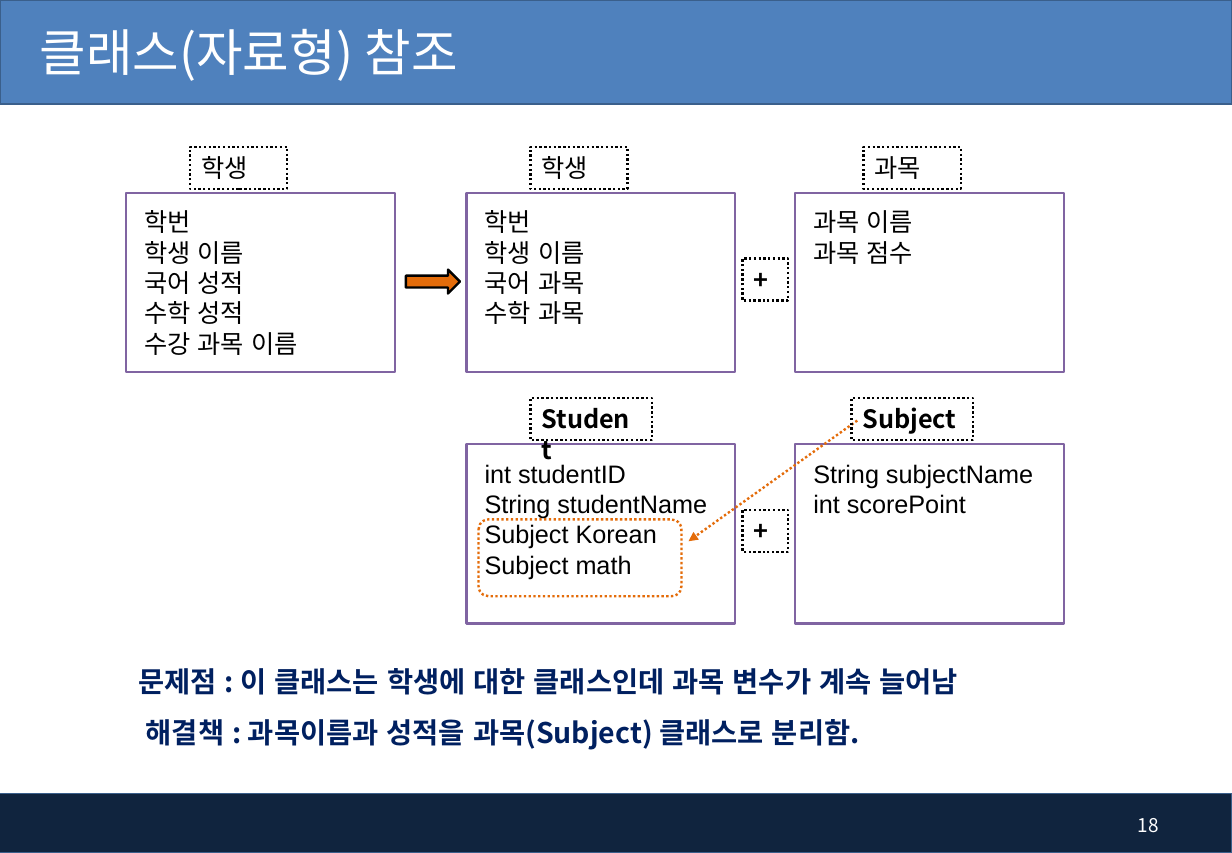
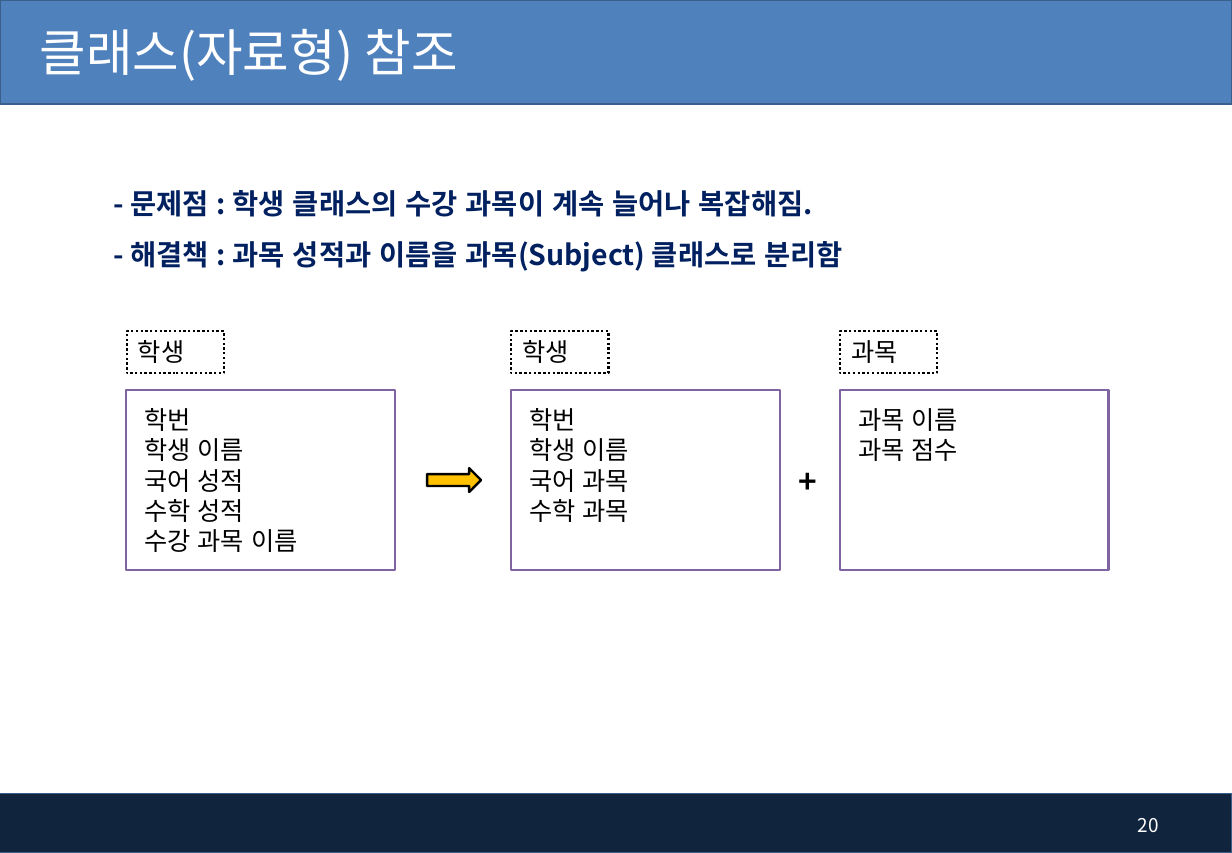
Before and after one commit to pshho/ngreen_project, a slide deck: slide 20 of javaWorks/자료/java_ppt/7장. 배열 객체와 ArrayList.pptx (slide 18 before the commit). Drawn at 1232x853 pixels with LibreOffice and Linux fonts; fonts in the diff are those of the drawing; background and template pictures are left out. Boxes give left, top, right and bottom in pixels: in the first picture for what was removed or moved away, otherwise in the second. Text is boxed around its words. In the diff, an @@ line names an element or a change of style, - is before the commit and + after.

```diff
--- a/javaWorks/자료/java_ppt/7장. 배열 객체와 ArrayList.pptx
+++ b/javaWorks/자료/java_ppt/7장. 배열 객체와 ArrayList.pptx
@@ text at [130, 190, 843, 272]: text changed @@
-문제점 : 이 클래스는 학생에 대한 클래스인데 과목 변수가 계속 늘어남
-해결책 : 과목이름과 성적을 과목(Subject) 클래스로 분리함.
+- 문제점 : 학생 클래스의 수강 과목이 계속 늘어나 복잡해짐.
+- 해결책 : 과목 성적과 이름을 과목(Subject) 클래스로 분리함
@@ rectangle removed at [743, 258, 788, 300] @@
-+
@@ rectangle "학생": place and size @@
-rectangle "학생" at [190, 147, 287, 189]
+rectangle "학생" at [126, 331, 223, 373]
@@ rectangle "학생": place and size @@
-rectangle "학생" at [530, 147, 627, 189]
+rectangle "학생" at [511, 331, 607, 373]
@@ rectangle "과목": place and size @@
-rectangle "과목" at [863, 147, 960, 189]
+rectangle "과목" at [841, 331, 937, 373]
@@ rectangle "학번": place and size @@
-rectangle "학번" at [126, 192, 395, 372]
+rectangle "학번" at [126, 390, 395, 570]
@@ rectangle "학번": place and size @@
-rectangle "학번" at [466, 192, 735, 372]
+rectangle "학번" at [511, 390, 779, 570]
@@ rectangle removed at [530, 398, 652, 440] @@
-Student
@@ rectangle "과목 이름": place and size @@
-rectangle "과목 이름" at [795, 192, 1064, 372]
+rectangle "과목 이름" at [841, 390, 1109, 570]
@@ rectangle removed at [852, 398, 974, 440] @@
-Subject
@@ rectangle removed at [466, 444, 735, 623] @@
-int studentID
-String studentName
-Subject Korean
-Subject math
@@ arrow removed from (858, 421) to (688, 541) @@
@@ rectangle removed at [795, 444, 1064, 623] @@
-String subjectName
-int scorePoint
@@ down arrow: place and size @@
-down arrow at [406, 270, 460, 294]
+down arrow at [427, 468, 482, 492]
@@ down arrow at [427, 468, 482, 492]: fill #E46C0A to #FFC000 @@
@@ text added at [787, 456, 833, 506], 20 pt, text #000000, bold @@
++
@@ rounded rectangle removed at [479, 520, 681, 597] @@
@@ rectangle removed at [743, 510, 788, 552] @@
-+
@@ page number at [1138, 818, 1159, 833]: text changed @@
-18
+20
```
Also in this commit, not shown: 8 other slides changed, 3 slides added, 24 other files.
